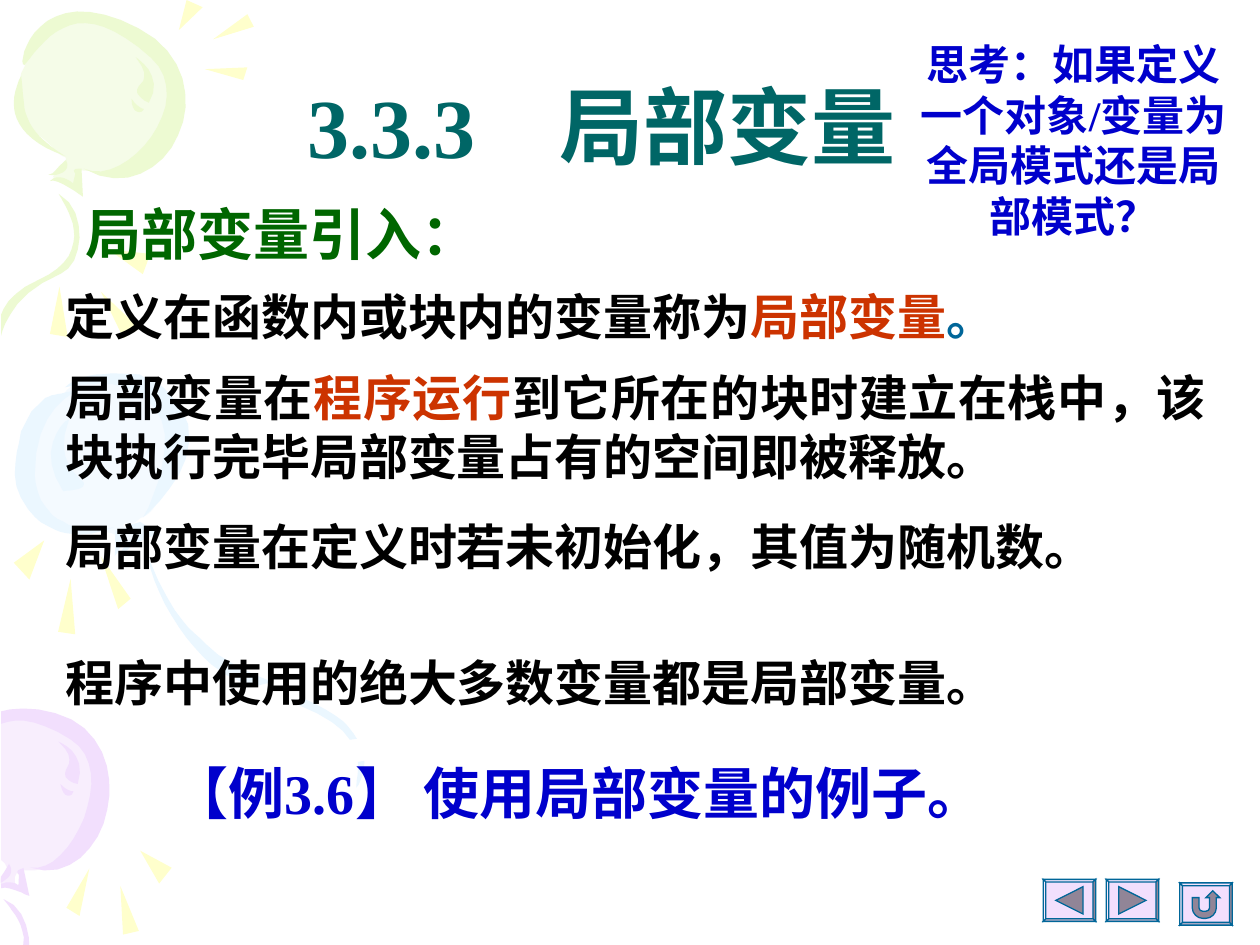
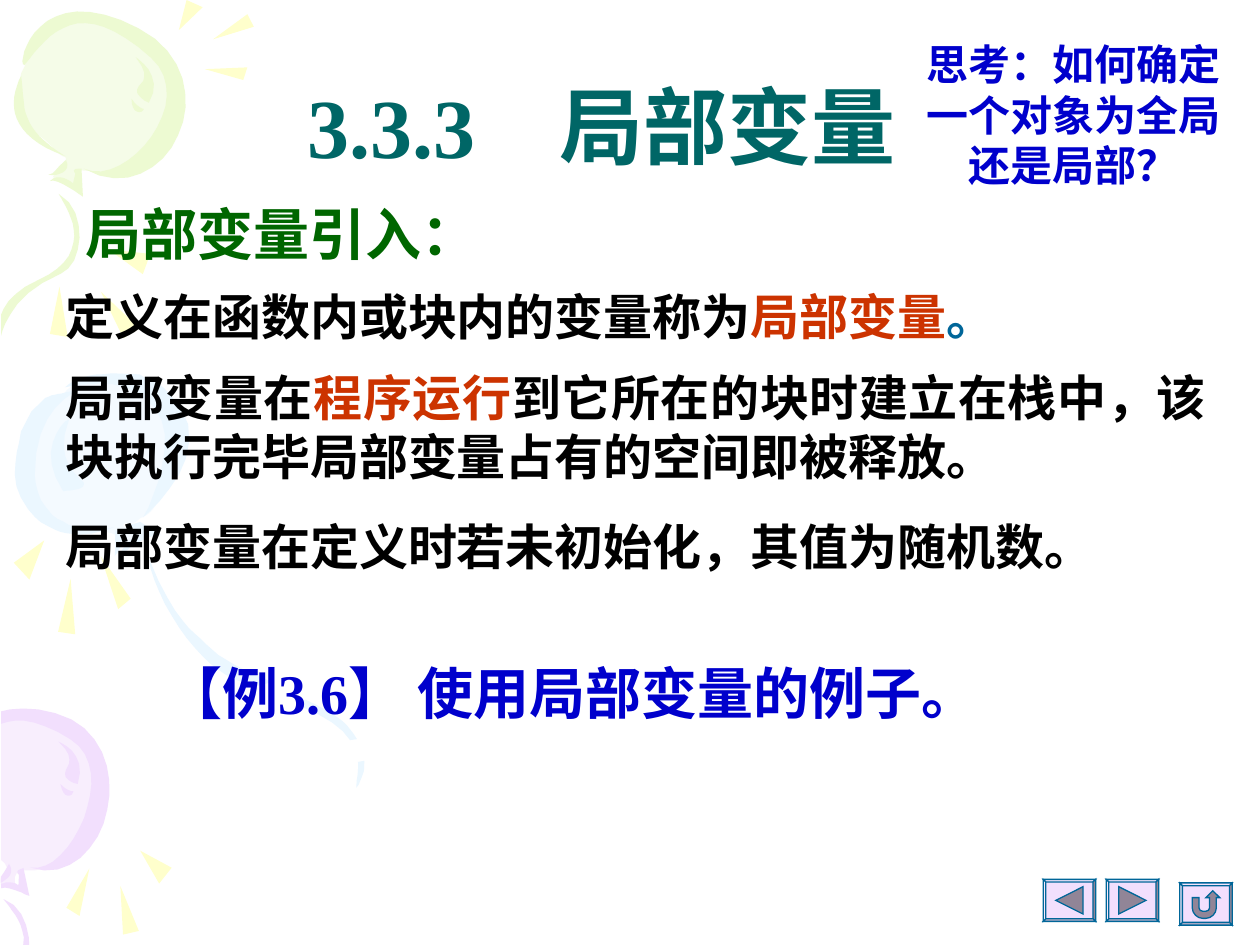
Before and after one commit to Changhe160/Changhe160.github.io, a slide deck: slide 27 of teachingRes/Cplusplus/unit03函数.ppt. Drawn at 1260x945 pixels with LibreOffice and Linux fonts; fonts in the diff are those of the drawing. Boxes give left, top, right and bottom in pixels: in the first picture for what was removed or moved away, otherwise in the second. Text is boxed around its words. In the diff, an @@ line names an element or a change of style, - is before the commit and + after.

```diff
--- a/teachingRes/Cplusplus/unit03函数.ppt
+++ b/teachingRes/Cplusplus/unit03函数.ppt
@@ text at [927,44,1221,185]: text changed @@
-思考：如果定义一个对象/变量为全局模式还是局部模式？
+思考：如何确定一个对象为全局还是局部？
@@ outline redrawn in 3 elements at [295,697,362,742], [348,758,371,788], [118,559,295,696] @@
@@ text removed at [66,659,996,706] @@
-程序中使用的绝大多数变量都是局部变量。
@@ text "【例3.6】 使用局部变量的例子。": place and size @@
-text "【例3.6】 使用局部变量的例子。" at [173,766,984,819]
+text "【例3.6】 使用局部变量的例子。" at [167,666,978,719]
```
Also in this commit, not shown: 89 other slides changed.
